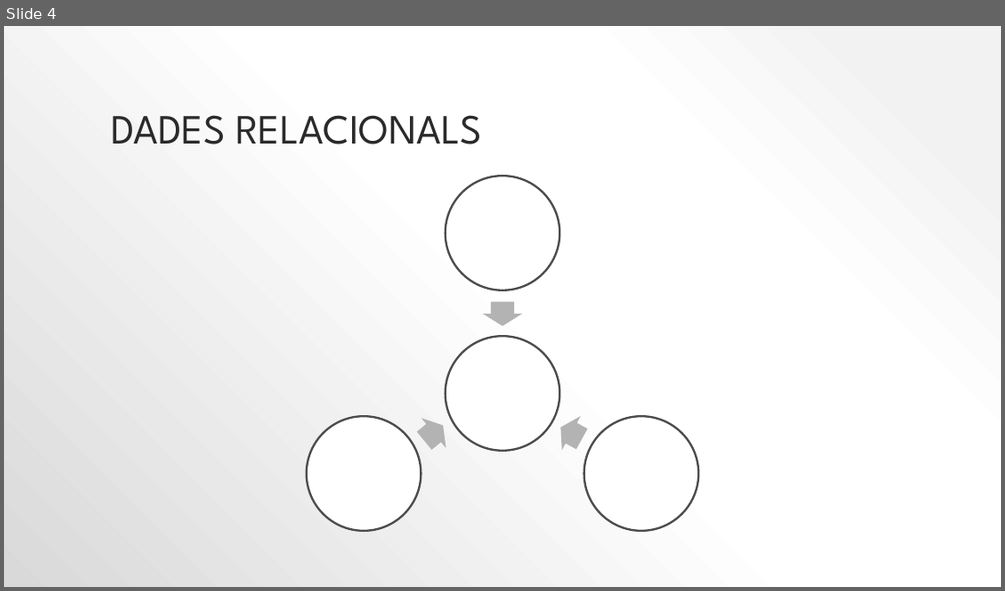
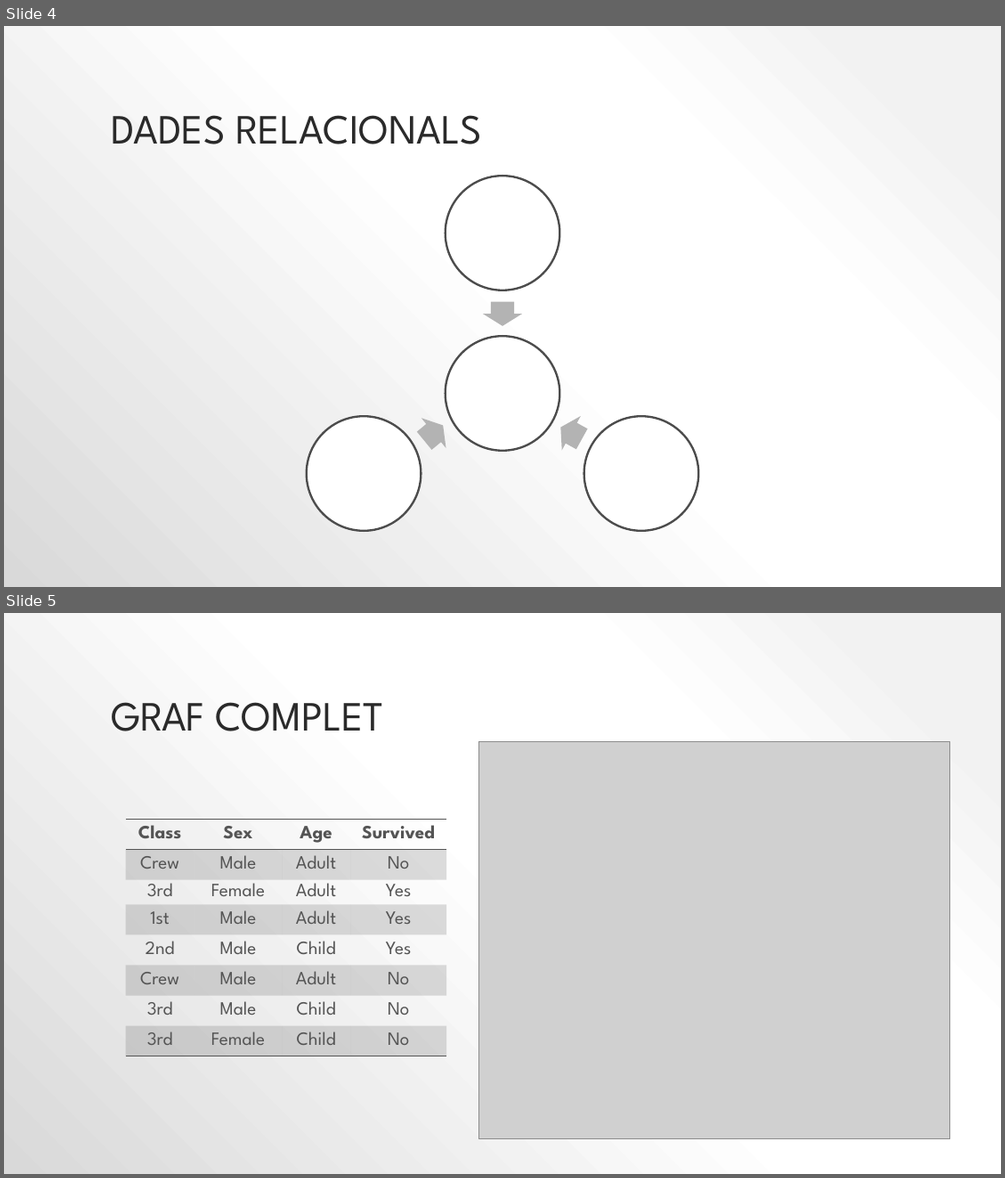
Before and after one commit to lrodrin/TFG, a slide deck: presentació.pptx. Shown one above the other, each under a label of ours: slide 4 before the commit, slides 4 and 5 after it. The pictures are 1005x591 and 1005x1178 pixels, drawn with LibreOffice and Linux fonts; fonts in the diff are those of the drawing; grey boxes stand for pictures. Boxes give left, top, right and bottom in pixels: in the first picture for what was removed or moved away, otherwise in the second. Text is boxed around its words. In the diff, an @@ line names an element or a change of style, - is before the commit and + after.

```diff
--- a/presentació.pptx
+++ b/presentació.pptx
@@ slide 5 added at <box>4,613,1001,1174</box>, background gradient #F2F2F2 to #FFFFFF to #D9D9D9 @@
@@ title added at <box>111,702,383,731</box>, 40 pt, text #2A2A2A @@
+GRAF COMPLET
@@ picture added at <box>479,742,950,1140</box> @@
@@ table added at <box>125,819,446,1062</box>, 8 rows, 4 columns @@
+Class | Sex | Age | Survived
+Crew | Male | Adult | No
+3rd | Female | Adult | Yes
+1st | Male | Adult | Yes
+2nd | Male | Child | Yes
+Crew | Male | Adult | No
+3rd | Male | Child | No
+3rd | Female | Child | No
```
Also in this commit, not shown: 9 other slides added, 5 slides removed, 1 other file.
